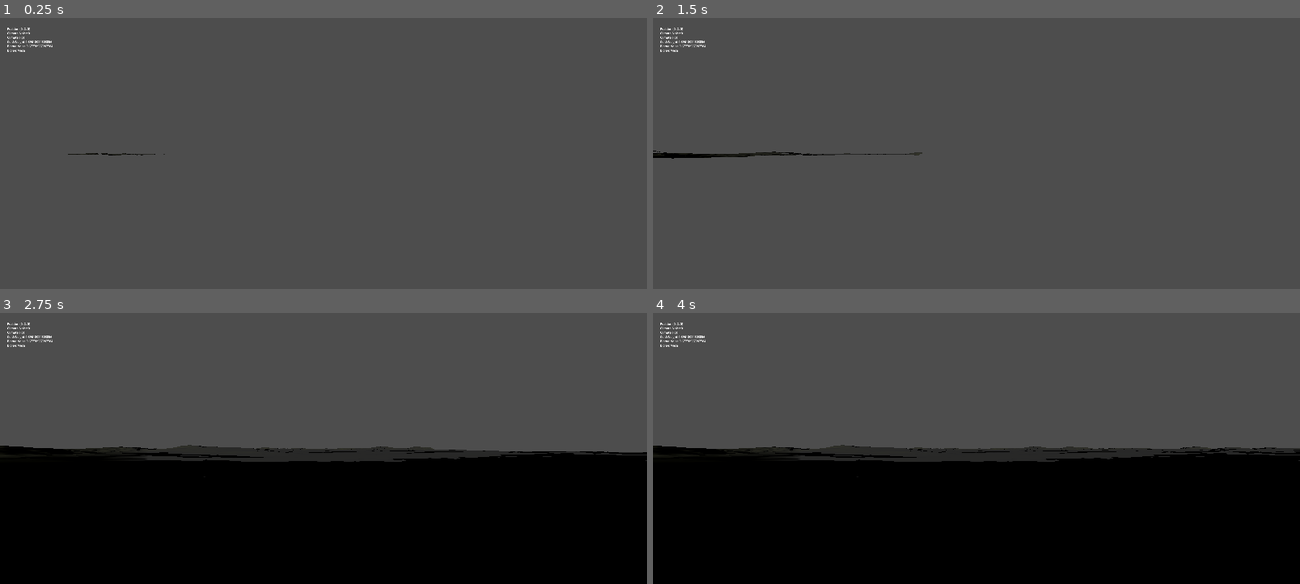
Above: before the commit, frames 1-4 (two rows, left to right).
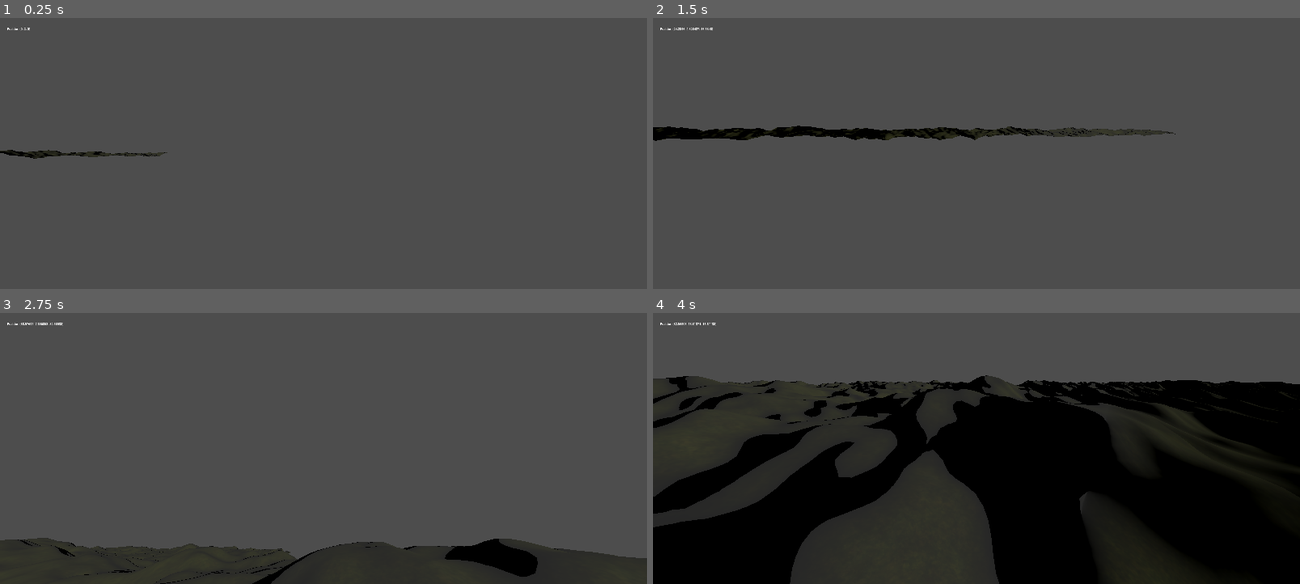
Above: after the commit, the same moments.

Repository: danemadsen/Godot-4-Infinite-Procedural-Terrain
Game: Godot game, scene res://Scenes/Main.tscn
Two runs of this game, one before a commit and one after it. Both use one fixed random seed, a clock stepped at 60 frames per second and the inputs below.
Inputs (mouse positions are in pixels of both pictures, inside the frame that each line leads up to):
- Up to frame 1 (0.25 s): no input
- Up to frame 2 (1.5 s): move the mouse to (1118, 139) at 0.52 s; hold D (right) 0.53-1.28 s; tap Space (jump) at 0.77 s; tap Enter at 1.25 s; move the mouse to (847, 167) at 1.27 s; hold S (down) from 1.28 s (still down)
- Up to frame 3 (2.75 s): tap Space (jump) at 1.52 s; move the mouse to (388, 388) at 2.02 s; release S (down) at 2.03 s; hold D (right) from 2.03 s (still down)
- Up to frame 4 (4 s): move the mouse to (944, 502) at 2.77 s; release D (right) at 2.78 s; hold W (up) 2.78-3.53 s; tap Space (jump) at 3.02, 3.77 s; move the mouse to (1170, 489) at 3.52 s; hold A (left) from 3.53 s (still down)

The runs differ from the first frame. In frame 1, 0.5% of the frame differs, in the area x 0-26%, y 5-52%; in frame 2, 3.0%; in frame 3, 49%, in the area x 0-100%, y 3-100%; in frame 4, 43%.
Error before the commit: Parse Error: Cannot find member "window_fullscreen" in base "OS". (res://Scripts/NoClipPlayer.gd:38)

Commit message:
update to Godot 4.0.3

Diff:
--- a/Materials/GroundMaterial.tres
+++ b/Materials/GroundMaterial.tres
@@ -7,7 +7,7 @@
 
 [sub_resource type="FastNoiseLite" id="1"]
 
-[sub_resource type="NoiseTexture" id="2"]
+[sub_resource type="NoiseTexture2D" id="2"]
 width = 1024
 height = 1024
 seamless = true
@@ -16,13 +16,13 @@
 [resource]
 render_priority = 0
 shader = ExtResource("11")
-shader_param/cliff_tex = ExtResource("2")
-shader_param/depth_blend = 100.0
-shader_param/depth_start = -600.0
-shader_param/depth_tex = ExtResource("3")
-shader_param/grass_blend = 100.0
-shader_param/grass_start = -200.0
-shader_param/grass_tex = ExtResource("7")
-shader_param/layer_noise_scale = 100.0
-shader_param/layering_noise = SubResource("2")
-shader_param/uv_scale = 8.0
+shader_parameter/uv_scale = 8.0
+shader_parameter/depth_start = -600.0
+shader_parameter/depth_blend = 100.0
+shader_parameter/grass_start = -200.0
+shader_parameter/grass_blend = 100.0
+shader_parameter/layer_noise_scale = 100.0
+shader_parameter/layering_noise = SubResource("2")
+shader_parameter/depth_tex = ExtResource("3")
+shader_parameter/grass_tex = ExtResource("7")
+shader_parameter/cliff_tex = ExtResource("2")
--- a/Scenes/Chunk.tscn
+++ b/Scenes/Chunk.tscn
@@ -1,6 +1,3 @@
-[gd_scene load_steps=2 format=3 uid="uid://bbbyc1dhl6p8o"]
-
-[ext_resource type="Script" path="res://Scripts/ChunkScript.gd" id="1_333uc"]
+[gd_scene format=3 uid="uid://bbbyc1dhl6p8o"]
 
 [node name="Chunk" type="Node3D"]
-script = ExtResource("1_333uc")
--- a/Scenes/Main.tscn
+++ b/Scenes/Main.tscn
@@ -5,6 +5,7 @@
 
 [node name="World" type="Node3D"]
 script = ExtResource("1_xfi21")
+elevationCurve = 0.0
 
 [node name="Player" type="Camera3D" parent="."]
 transform = Transform3D(1, 0, 0, 0, 1, 0, 0, 0, 1, 0, 2, 0)
@@ -15,6 +16,7 @@
 offset_top = 42.0
 offset_right = 646.0
 offset_bottom = 403.0
+text = "Position:(0, 2, 0)"
 
 [node name="DirectionalLight3D" type="DirectionalLight3D" parent="."]
 transform = Transform3D(1, 0, 0, 0, 1.19249e-08, 1, 0, -1, 1.19249e-08, 0, 10, 0)
--- a/Scripts/Biome.gd
+++ /dev/null
@@ -1,9 +0,0 @@
-extends Node
-class_name Biome
-
-var biome_name
-var biome_noise
-
-func _init(b_name, b_noise):
-	self.biome_name = b_name
-	self.biome_noise = b_noise
--- a/Scripts/ChunkScript.gd
+++ b/Scripts/ChunkScript.gd
@@ -1,21 +1,24 @@
+@tool
 extends Node3D
 class_name Chunk
 
 var mesh_instance : MeshInstance3D
-var noise
-var chunk_material = preload("res://materials/GroundMaterial.tres")
+var noise : FastNoiseLite
+var chunk_material = preload("res://Materials/GroundMaterial.tres")
 var x
 var z
 var chunk_size
 var chunk_height
 var should_remove = false
+var curve_value
 
-func _init(noise_helper, x, z, chunk_size, chunk_height):
-	self.noise = noise_helper
+func _init(_noise, x, z, chunk_size, chunk_height, curve_value):
+	self.noise = _noise  # Accept noise instance from root node
 	self.x = x
 	self.z = z
 	self.chunk_size = chunk_size
 	self.chunk_height = chunk_height
+	self.curve_value = curve_value
 
 func _ready():
 	generate_chunk()
@@ -34,10 +37,8 @@
 
 	for i in range(data_tool.get_vertex_count()):
 		var vertex = data_tool.get_vertex(i)
-		var climate = noise.get_climate(vertex, x, z)
-		var biome = climate.get_biome(noise.biome_map.get_noise_3d(vertex.x + x, vertex.y, vertex.z + z))
-		vertex.y = ((biome.biome_noise.get_noise_3d(vertex.x + x, vertex.y, vertex.z + z)) * noise.get_weight(noise.climate_map.get_noise_3d(vertex.x + x, vertex.y, vertex.z + z), climate.offset)) * chunk_height
-		#vertex.y = noise.biome_map.get_noise_3d(vertex.x + x, vertex.y, vertex.z + z) * chunk_height
+		vertex.y += noise.get_noise_2d(vertex.x + self.x, vertex.z + self.z) * chunk_height
+		vertex.y *= curve_value * pow(vertex.y, 2) - curve_value * vertex.y + 1.0
 		data_tool.set_vertex(i, vertex)
 
 	array_plane.clear_surfaces()
--- a/Scripts/Climate.gd
+++ /dev/null
@@ -1,27 +0,0 @@
-extends Node
-class_name Climate
-
-var climate_name
-var offset
-var biome_1
-var biome_2
-var biome_3
-var biome_4
-
-func _init(text, c_offset, biome1, biome2, biome3, biome4):
-	self.climate_name = text
-	self.offset = c_offset
-	self.biome_1 = biome1
-	self.biome_2 = biome2
-	self.biome_3 = biome3
-	self.biome_4 = biome4
-
-func get_biome(biome_factor):
-	if(biome_factor < -0.5):
-		return biome_1
-	elif(biome_factor < 0):
-		return biome_2
-	elif(biome_factor > 0):
-		return biome_3
-	elif(biome_factor > 0.5):
-		return biome_4
--- a/Scripts/Main.gd
+++ b/Scripts/Main.gd
@@ -1,3 +1,4 @@
+@tool
 extends Node3D
 class_name Root_Node
 
@@ -8,18 +9,20 @@
 var debug_text
 
 var noise
-@export var chunk_size = 128
-@export var chunk_height = 32
-@export var chunk_amount = 16
-@export var seed = 148
-
-func _init():
-	noise = NoiseHelper.new(seed)
+@export var chunk_size : int = 128
+@export var chunk_height : int = 32
+@export var chunk_amount : int = 16
+@export var seed : int = 148
+@export var elevationCurve : float = 1.0
 
 # Called when the node enters the scene tree for the first time.
 func _ready():
-	randomize()
 	thread = Thread.new()
+	noise = FastNoiseLite.new()
+	noise.noise_type = FastNoiseLite.NoiseType.TYPE_PERLIN
+	noise.fractal_type = FastNoiseLite.FRACTAL_FBM
+	noise.fractal_octaves = 4
+	noise.seed = seed  # Use a common seed value
 
 func add_chunk(x, z):
 	var key = str(x) + "," + str(z)
@@ -32,14 +35,14 @@
 		thread.start(callable)
 		unready_chunks[key] = 1
 
+# Adjusted function to pass noise to Chunk
 func load_chunk(arr):
 	var thread = arr[0]
 	var x = arr[1]
 	var z = arr[2]
 
-	var chunk = Chunk.new(noise, x * chunk_size, z * chunk_size, chunk_size, chunk_height)
+	var chunk = Chunk.new(noise, x * chunk_size, z * chunk_size, chunk_size, chunk_height, elevationCurve)
 	chunk.position = Vector3(x * chunk_size, 0, z * chunk_size)
-
 	call_deferred("load_done", chunk, thread)
 
 func load_done(chunk, thread):
@@ -91,12 +94,5 @@
 		chunks[key].should_remove = true
 
 func debug():
-	var current_climate = noise.get_player_climate(player_position.x, player_position.z)
 	debug_text = "Position:" + str(player_position)
-	debug_text += "\nClimate Noise:" + str(noise.climate_map.get_noise_3d(player_position.x, 0, player_position.z))
-	debug_text += "\nClimate:" + current_climate.climate_name
-	debug_text += "\nCold Weight:" + str(noise.get_weight(noise.biome_map.get_noise_3d(player_position.x, 0, player_position.z), noise.climate_cold.offset))
-	debug_text += "\nBiome Noise:" + str(noise.biome_map.get_noise_3d(player_position.x, 0, player_position.z))
-	debug_text += "\nBiome:" + current_climate.get_biome(noise.biome_map.get_noise_3d(player_position.x, 0, player_position.z)).biome_name
-
 	$Player/DebugLabel.set_text(debug_text)
--- a/Scripts/NoClipPlayer.gd
+++ b/Scripts/NoClipPlayer.gd
@@ -1,15 +1,12 @@
 extends Camera3D
 # Simple script for a flying first-person player
-
 
 @export var look_sens : float = 0.1
 @export var speed : float = 60.0
 var _look_buffer = Vector2()
 
-
 func _ready():
 	Input.set_mouse_mode(Input.MOUSE_MODE_CAPTURED)
-
 
 func _physics_process(delta):
 	var direction = (
@@ -27,14 +24,10 @@
 		rotation.x = clamp(rotation.x, - PI/2, PI/2)
 		_look_buffer = Vector2.ZERO
 
-
 func _input(event):
 	if event is InputEventMouseMotion:
 		_look_buffer += event.relative
 
-
 func _process(_delta):
 	if Input.is_action_just_pressed("toggle_fullscreen"):
-		OS.window_fullscreen = not OS.window_fullscreen
-	if Input.is_action_just_pressed("pause"):
-		get_tree().notification(MainLoop.NOTIFICATION_WM_QUIT_REQUEST)
+		Window.mode = Window.MODE_FULLSCREEN
--- a/Scripts/NoiseHelper.gd
+++ /dev/null
@@ -1,115 +0,0 @@
-extends Node
-class_name NoiseHelper
-
-var base
-var climate_map
-var biome_map
-var mountains
-var taiga
-var planes
-var mesa
-var desert
-var basebiome
-
-var climate_cold
-var climate_cool
-var climate_warm
-var climate_hot
-
-func _init(n_seed):
-	randomize()
-	self.base = FastNoiseLite.new()
-	self.base.noise_type = FastNoiseLite.TYPE_SIMPLEX
-	self.base.seed = n_seed
-	self.base.frequency = 0.005
-	self.base.fractal_type = FastNoiseLite.FRACTAL_FBM
-	self.base.fractal_octaves = 5
-	self.base.fractal_lacunarity = 2.5
-	self.base.fractal_gain = 0.6
-	self.base.fractal_weighted_strength = 1
-	self.basebiome = Biome.new("Base", base)
-
-	self.climate_map = FastNoiseLite.new()
-	self.climate_map.noise_type = FastNoiseLite.TYPE_SIMPLEX_SMOOTH
-	self.climate_map.seed = n_seed + 1
-	self.climate_map.frequency = 0.001
-
-	self.biome_map = FastNoiseLite.new()
-	self.biome_map.noise_type = FastNoiseLite.TYPE_CELLULAR
-	self.biome_map.seed = n_seed + 2
-	self.biome_map.frequency = 0.005
-	self.biome_map.fractal_type = FastNoiseLite.FRACTAL_NONE
-	self.biome_map.cellular_distance_function = FastNoiseLite.DISTANCE_HYBRID
-	self.biome_map.cellular_return_type = FastNoiseLite.RETURN_CELL_VALUE
-	self.biome_map.cellular_jitter = 1
-	self.biome_map.domain_warp_enabled = true
-	self.biome_map.domain_warp_type = FastNoiseLite.DOMAIN_WARP_SIMPLEX_REDUCED
-	self.biome_map.domain_warp_amplitude = 15
-	self.biome_map.domain_warp_frequency = 0.015
-	self.biome_map.domain_warp_fractal_type = FastNoiseLite.DOMAIN_WARP_FRACTAL_INDEPENDENT
-	self.biome_map.domain_warp_fractal_octaves = 5
-	self.biome_map.domain_warp_fractal_lacunarity = 2.5
-	self.biome_map.domain_warp_fractal_gain = 0.5
-
-	var noise = FastNoiseLite.new()
-	noise.noise_type = FastNoiseLite.TYPE_PERLIN
-	noise.seed = n_seed + 3
-	noise.frequency = 0.01
-	noise.fractal_type = FastNoiseLite.FRACTAL_FBM
-	noise.fractal_octaves = 5
-	noise.fractal_lacunarity = 2.5
-	noise.fractal_gain = 0.5
-	noise.fractal_weighted_strength = 0.9
-	noise.domain_warp_enabled = true
-	noise.domain_warp_type = FastNoiseLite.DOMAIN_WARP_SIMPLEX_REDUCED
-	noise.domain_warp_amplitude = 20
-	noise.domain_warp_frequency = 0.005
-	self.mountains = Biome.new("Mountain", noise)
-	self.taiga = Biome.new("Taiga", noise)
-	self.planes = Biome.new("Planes", noise)
-
-	noise = FastNoiseLite.new()
-	noise.noise_type = FastNoiseLite.TYPE_CELLULAR
-	noise.seed = n_seed + 2
-	noise.frequency = 0.005
-	noise.fractal_type = FastNoiseLite.FRACTAL_RIDGED
-	noise.fractal_octaves = 5
-	noise.fractal_lacunarity = 2
-	noise.fractal_gain = 0.4
-	noise.fractal_weighted_strength = 0.3
-	noise.cellular_distance_function = FastNoiseLite.DISTANCE_HYBRID
-	noise.cellular_return_type = FastNoiseLite.RETURN_CELL_VALUE
-	noise.cellular_jitter = 1
-	noise.domain_warp_enabled = true
-	noise.domain_warp_type = FastNoiseLite.DOMAIN_WARP_SIMPLEX_REDUCED
-	noise.domain_warp_amplitude = 20
-	noise.domain_warp_frequency = 0.005
-	noise.domain_warp_fractal_type = FastNoiseLite.DOMAIN_WARP_FRACTAL_INDEPENDENT
-	noise.domain_warp_fractal_octaves = 5
-	noise.domain_warp_fractal_lacunarity = 2.0
-	noise.domain_warp_fractal_gain = 1
-	self.mesa = Biome.new("Mesa", noise)
-
-	self.climate_hot = Climate.new("Hot", 1, mesa, mesa, mesa, mesa)
-	#self.climate_warm = Climate.new(0.35, base, base, base, base)
-	#self.climate_cool = Climate.new(-0.35, base, base, base, base)
-	self.climate_cold = Climate.new("Cold", -1, mountains, taiga, mountains, taiga)
-
-
-func get_weight(temperature, offset):
-	var weight = temperature + offset
-	weight = (-(weight**2)) + 1
-	return weight
-
-func get_climate(vertex, x, z):
-	if (get_weight(climate_map.get_noise_3d(vertex.x + x, vertex.y, vertex.z + z), climate_cold.offset) != 0):
-		return climate_cold
-	else:
-		return climate_hot
-
-func get_player_climate(x, z):
-	print(get_weight(0.13, -1))
-	if (get_weight(climate_map.get_noise_3d(x, 0, z), -1) > 0):
-		return climate_cold
-	else:
-		return climate_hot
--- a/project.godot
+++ b/project.godot
@@ -8,93 +8,59 @@
 
 config_version=5
 
-_global_script_classes=[{
-"base": "Node",
-"class": &"Biome",
-"language": &"GDScript",
-"path": "res://Scripts/Biome.gd"
-}, {
-"base": "Node3D",
-"class": &"Chunk",
-"language": &"GDScript",
-"path": "res://Scripts/ChunkScript.gd"
-}, {
-"base": "Node",
-"class": &"Climate",
-"language": &"GDScript",
-"path": "res://Scripts/Climate.gd"
-}, {
-"base": "Node",
-"class": &"NoiseHelper",
-"language": &"GDScript",
-"path": "res://Scripts/NoiseHelper.gd"
-}, {
-"base": "Node3D",
-"class": &"Root_Node",
-"language": &"GDScript",
-"path": "res://Scripts/Main.gd"
-}]
-_global_script_class_icons={
-"Biome": "",
-"Chunk": "",
-"Climate": "",
-"NoiseHelper": "",
-"Root_Node": ""
-}
-
 [application]
 
 config/name="Godot 4 Procedural Terrain"
 run/main_scene="res://Scenes/Main.tscn"
-config/features=PackedStringArray("4.0", "Vulkan Clustered")
+config/features=PackedStringArray("4.0")
 config/icon="res://icon.png"
 
 [display]
 
 window/size/viewport_width=3440
 window/size/viewport_height=1440
+window/stretch/mode="viewport"
 window/size/fullscreen=true
-window/stretch/mode="viewport"
 
 [input]
 
 up={
 "deadzone": 0.5,
-"events": [Object(InputEventKey,"resource_local_to_scene":false,"resource_name":"","device":0,"window_id":0,"store_command":true,"alt_pressed":false,"shift_pressed":false,"meta_pressed":false,"command_pressed":false,"pressed":false,"keycode":0,"physical_keycode":87,"unicode":0,"echo":false,"script":null)
+"events": [Object(InputEventKey,"resource_local_to_scene":false,"resource_name":"","device":0,"window_id":0,"alt_pressed":false,"shift_pressed":false,"ctrl_pressed":false,"meta_pressed":false,"pressed":false,"keycode":0,"physical_keycode":87,"key_label":0,"unicode":0,"echo":false,"script":null)
 ]
 }
 down={
 "deadzone": 0.5,
-"events": [Object(InputEventKey,"resource_local_to_scene":false,"resource_name":"","device":0,"window_id":0,"store_command":true,"alt_pressed":false,"shift_pressed":false,"meta_pressed":false,"command_pressed":false,"pressed":false,"keycode":0,"physical_keycode":83,"unicode":0,"echo":false,"script":null)
+"events": [Object(InputEventKey,"resource_local_to_scene":false,"resource_name":"","device":0,"window_id":0,"alt_pressed":false,"shift_pressed":false,"ctrl_pressed":false,"meta_pressed":false,"pressed":false,"keycode":0,"physical_keycode":83,"key_label":0,"unicode":0,"echo":false,"script":null)
 ]
 }
 left={
 "deadzone": 0.5,
-"events": [Object(InputEventKey,"resource_local_to_scene":false,"resource_name":"","device":0,"window_id":0,"store_command":true,"alt_pressed":false,"shift_pressed":false,"meta_pressed":false,"command_pressed":false,"pressed":false,"keycode":0,"physical_keycode":65,"unicode":0,"echo":false,"script":null)
+"events": [Object(InputEventKey,"resource_local_to_scene":false,"resource_name":"","device":0,"window_id":0,"alt_pressed":false,"shift_pressed":false,"ctrl_pressed":false,"meta_pressed":false,"pressed":false,"keycode":0,"physical_keycode":65,"key_label":0,"unicode":0,"echo":false,"script":null)
 ]
 }
 right={
 "deadzone": 0.5,
-"events": [Object(InputEventKey,"resource_local_to_scene":false,"resource_name":"","device":0,"window_id":0,"store_command":true,"alt_pressed":false,"shift_pressed":false,"meta_pressed":false,"command_pressed":false,"pressed":false,"keycode":0,"physical_keycode":68,"unicode":0,"echo":false,"script":null)
+"events": [Object(InputEventKey,"resource_local_to_scene":false,"resource_name":"","device":0,"window_id":0,"alt_pressed":false,"shift_pressed":false,"ctrl_pressed":false,"meta_pressed":false,"pressed":false,"keycode":0,"physical_keycode":68,"key_label":0,"unicode":0,"echo":false,"script":null)
 ]
 }
 sprint={
 "deadzone": 0.5,
-"events": [Object(InputEventKey,"resource_local_to_scene":false,"resource_name":"","device":0,"window_id":0,"store_command":true,"alt_pressed":false,"shift_pressed":false,"meta_pressed":false,"command_pressed":false,"pressed":false,"keycode":0,"physical_keycode":16777237,"unicode":0,"echo":false,"script":null)
+"events": [Object(InputEventKey,"resource_local_to_scene":false,"resource_name":"","device":0,"window_id":0,"alt_pressed":false,"shift_pressed":false,"ctrl_pressed":false,"meta_pressed":false,"pressed":false,"keycode":0,"physical_keycode":16777237,"key_label":0,"unicode":0,"echo":false,"script":null)
 ]
 }
 crouch={
 "deadzone": 0.5,
-"events": [Object(InputEventKey,"resource_local_to_scene":false,"resource_name":"","device":0,"window_id":0,"store_command":true,"alt_pressed":false,"shift_pressed":false,"meta_pressed":false,"command_pressed":false,"pressed":false,"keycode":0,"physical_keycode":16777238,"unicode":0,"echo":false,"script":null)
+"events": [Object(InputEventKey,"resource_local_to_scene":false,"resource_name":"","device":0,"window_id":0,"alt_pressed":false,"shift_pressed":false,"ctrl_pressed":false,"meta_pressed":false,"pressed":false,"keycode":0,"physical_keycode":16777238,"key_label":0,"unicode":0,"echo":false,"script":null)
 ]
 }
 jump={
 "deadzone": 0.5,
-"events": [Object(InputEventKey,"resource_local_to_scene":false,"resource_name":"","device":0,"window_id":0,"store_command":true,"alt_pressed":false,"shift_pressed":false,"meta_pressed":false,"command_pressed":false,"pressed":false,"keycode":0,"physical_keycode":32,"unicode":0,"echo":false,"script":null)
+"events": [Object(InputEventKey,"resource_local_to_scene":false,"resource_name":"","device":0,"window_id":0,"alt_pressed":false,"shift_pressed":false,"ctrl_pressed":false,"meta_pressed":false,"pressed":false,"keycode":0,"physical_keycode":32,"key_label":0,"unicode":0,"echo":false,"script":null)
 ]
 }
 toggle_fullscreen={
 "deadzone": 0.5,
-"events": [Object(InputEventKey,"resource_local_to_scene":false,"resource_name":"","device":0,"window_id":0,"store_command":true,"alt_pressed":false,"shift_pressed":false,"meta_pressed":false,"command_pressed":false,"pressed":false,"keycode":0,"physical_keycode":16777254,"unicode":0,"echo":false,"script":null)
+"events": [Object(InputEventKey,"resource_local_to_scene":false,"resource_name":"","device":0,"window_id":0,"alt_pressed":false,"shift_pressed":false,"ctrl_pressed":false,"meta_pressed":false,"pressed":false,"keycode":0,"physical_keycode":16777254,"key_label":0,"unicode":0,"echo":false,"script":null)
 ]
 }
Not shown, changed: Texture/cliff_tex.png.import
Not shown, changed: Texture/depth_tex.png.import
Not shown, changed: Texture/grass_tex.png.import
Not shown, changed: icon.png.import
